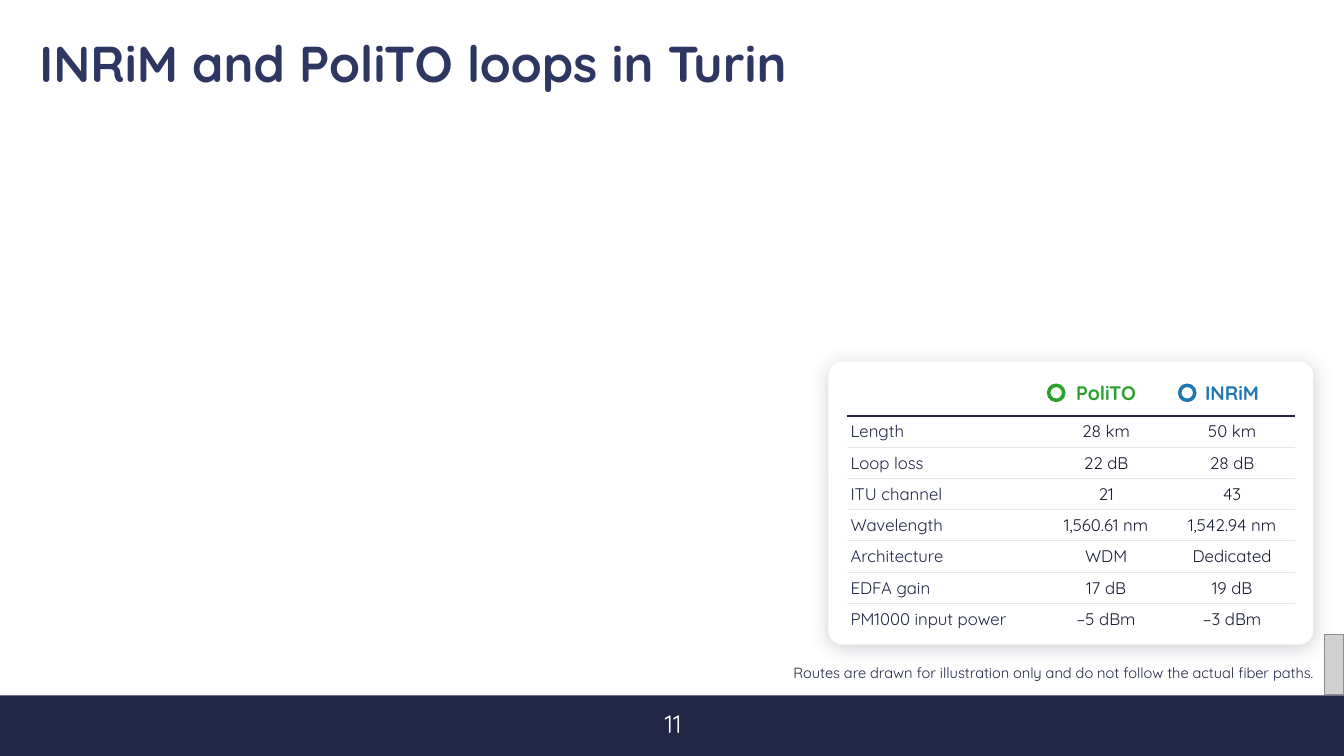
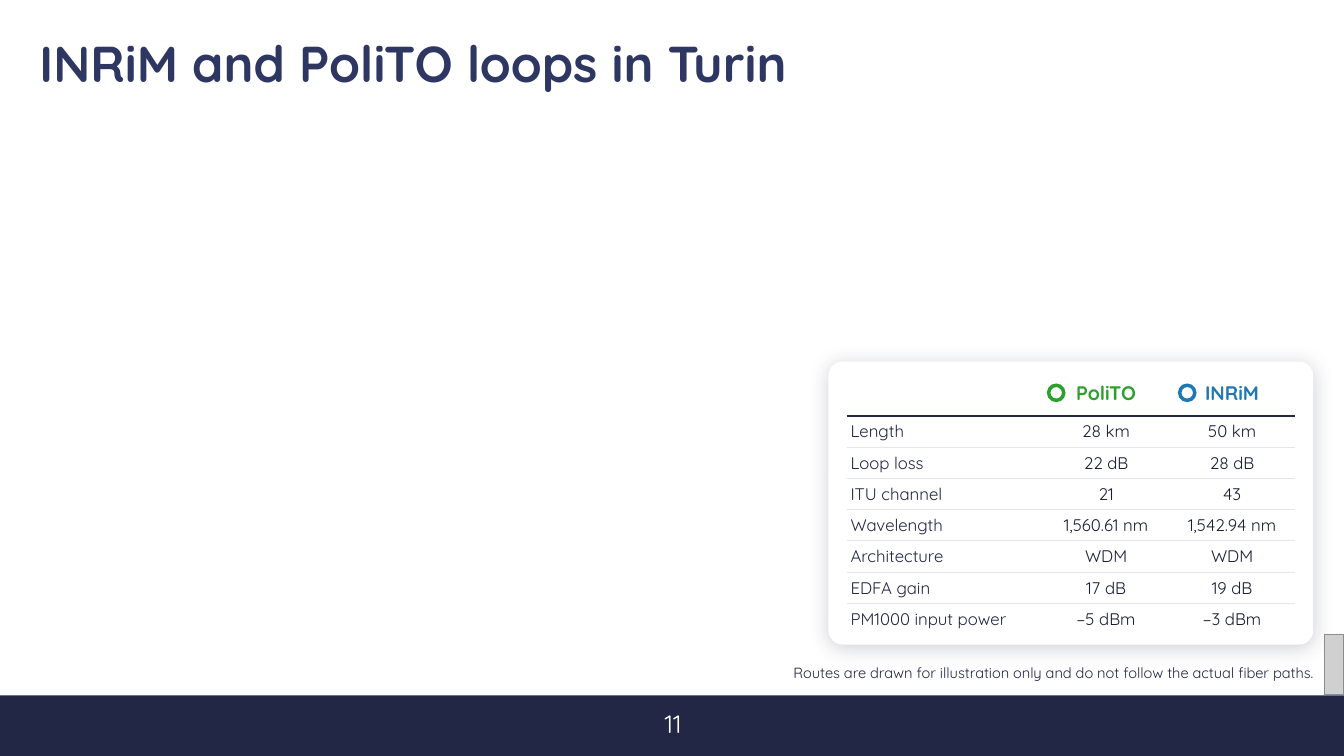
Before and after one commit to s347960/Presentazione, a slide deck: slide 13 of Discussione [Salvato automaticamente].pptx (slide 15 before the commit). Drawn at 1344x756 pixels with LibreOffice and Linux fonts; fonts in the diff are those of the drawing; grey boxes stand for pictures; background and template pictures are left out. Boxes give left, top, right and bottom in pixels: in the first picture for what was removed or moved away, otherwise in the second. Text is boxed around its words. In the diff, an @@ line names an element or a change of style, - is before the commit and + after.

```diff
--- a/Discussione [Salvato automaticamente].pptx
+++ b/Discussione [Salvato automaticamente].pptx
@@ table at (x1=847, y1=370, x2=1296, y2=635) @@
-row 6, column 3: Dedicated
+row 6, column 3: WDM
```
Also in this commit, not shown: 3 other slides changed, 2 slides removed.
